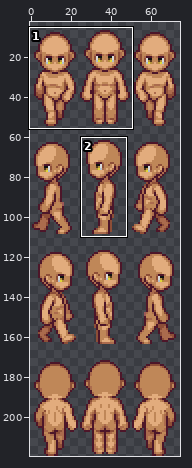
A sprite sheet gets an edit: src/assets/sprites/Human/SMB_Base_M_Tone08_cut.png. The picture above shows the old version from afar; the outline marks the close-up.
Close-up. Old version:
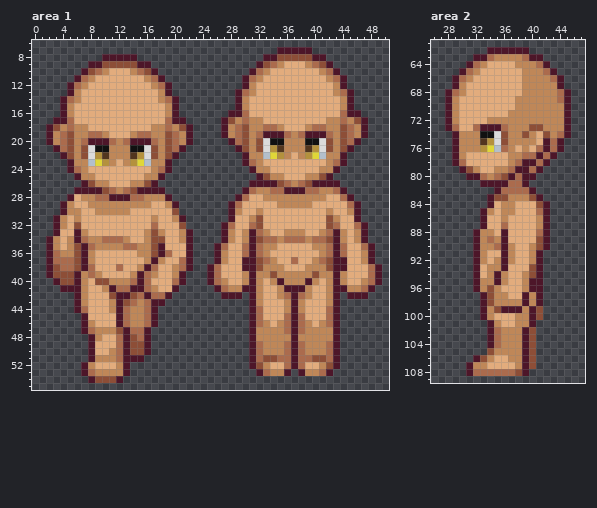
The file is 75x220 pixels. Colours within 5 levels of each other are drawn and written as one. Shown: area 1: x 0..50, y 6..55; area 2: x 26..47, y 61..109. The wide view leaves out empty margins. The commit also changed other parts of the picture, which this record leaves out.
The result:
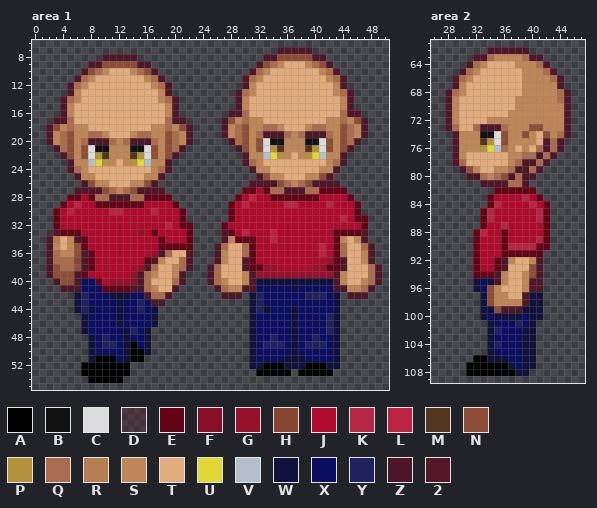
Palette (. is transparent): A #000000  B #111111  C #dbdbdb  D #64021632  E #640216  F #871028  G #96102c  H #864632  J #af0a2c  K #b52643  L #bc2343  M #52361f  N #8d4e37  P #b4913d  Q #ab6b4d  R #b57d52  S #bf8758  T #e2ac7d  U #e0d738  V #b3bfcb  W #11123b  X #0c0f61  Y #20225f  Z #4d1629  2 #541629
Difference:
Changed rows in their new state; - is an unchanged pixel.
Area 1:
first column x 2:
27 ----------------------------EEJE-------EEEE---
28 ---EEJE-------EEEE---------EJLJJEEEEEEEJJJJE--
29 --EJLJJEEEEEEEJJJJE-------EJLJJJJJKKJJJJKJJJE-
30 -EJLJJJJJKKJJJJKJJJE------EJJJJJJJJJJJJJJJJJE-
31 -EJJJJJJJJJJJJJJJJJE------EJJJJJJJJJJJJJJJKJEE
32 -EJJJJJJJJJJJJJJJKJEE----EJJJJJJJJJJJJJJJJJJJE
33 D2EEEJJJJJJJJGJEJJJJE-----EJLJJJLJJJJJJJJEEEE-
34 -R---EJJJJJJJJJJEJJJE------EEEJJLJJJJJJJJE----
35 -----EJJJJJJJJJJEEEEE--------EJJJJJJJJJLJE----
36 ------EJJJJJJJJG-------------EJJJJJJJJJLJE----
37 ----H-EJJJJJJJE--------------EJJJJJJJJJJGE----
38 ------EJJJJJJG---------------EEGGJJJJJGGEE----
39 -----EJJJJJJG-----------------GGGGGGGGGGG-----
40 -----XXEJGGGF-----------------WWWWWWWWWWW-----
41 -----XXXEEEE------------------XXXXXWXXXXX-----
42 ----WYXXXWWWXX---------------WYXXXXXXYYYXW----
43 ----WYXXXXWXXYX--------------WYXXXXXXXXXXW----
44 ----WYWXXXWXXYXW-------------WYWXXXWXXXXXW----
45 -----WXXXXWXXXXW-------------WXXXXXWXXXXYW----
46 -----WXXXXWXXXXW-------------WXXXXXWXXXXYW----
47 -----WXXXXXWYXW--------------WXXXXXWXXXXYW----
48 ------WXYXXWXXW--------------WXXYXXWXXYXXW----
49 ------WXYYXWAXW--------------WXYYYXWXYYYXW----
50 ------WXXXXWAAW--------------WXXXXXWXXXXXW----
51 ------WAAAXWAA---------------WXXXXWWWXXXXW----
52 -----AAAAAAA-----------------WWAAAWWWAAAWW----
53 -----AAAAAAA------------------AAAAA-AAAAA-----
54 ------AAAAA-----------------------------------
Area 2:
first column x 31:
 82 ----EEEEEE--
 83 ---EJJJJKJE-
 84 ---EKJJJJKJE
 85 --EKJJJJJJKE
 86 --EKJJJJJJKE
 87 --EJJKJJJJJE
 88 -EKJJEJJJJJE
 89 -EJJJEJJJJKE
 90 -EJJJEKKKKEE
 91 -EJJJEEEEEE-
 92 -EJJE-------
 93 -EJJE-------
 94 -EEE--------
 95 -WXW--------
 96 -WX---------
 97 --W------WW-
 98 --W------WW-
 99 --WW----WWW-
100 --WXWWWWXWW-
101 ---WXXXYXW--
102 ---WYXXXWW--
103 ---WXXXXWW--
104 ---WYXXXWW--
105 ---WXXXXWW--
106 -AAWWWXXWW--
107 AAAAAAWXWW--
108 AAAAAAAWW---
Boxes around the changes in both close-ups, in picture pixels (x1, y1, x2, y2):
changed: (221, 187, 368, 376)
changed: (46, 194, 193, 383)
changed: (466, 187, 550, 376)
